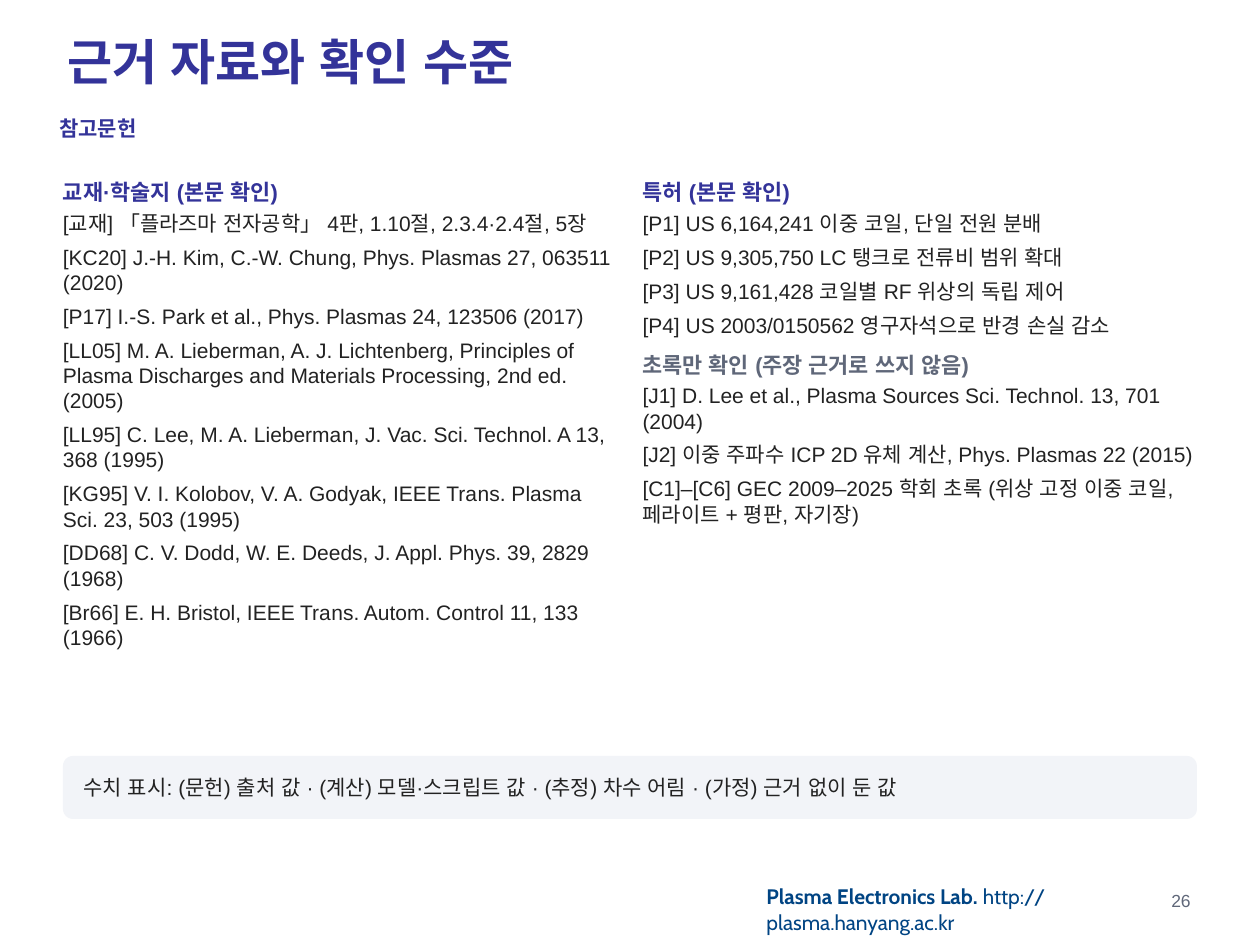
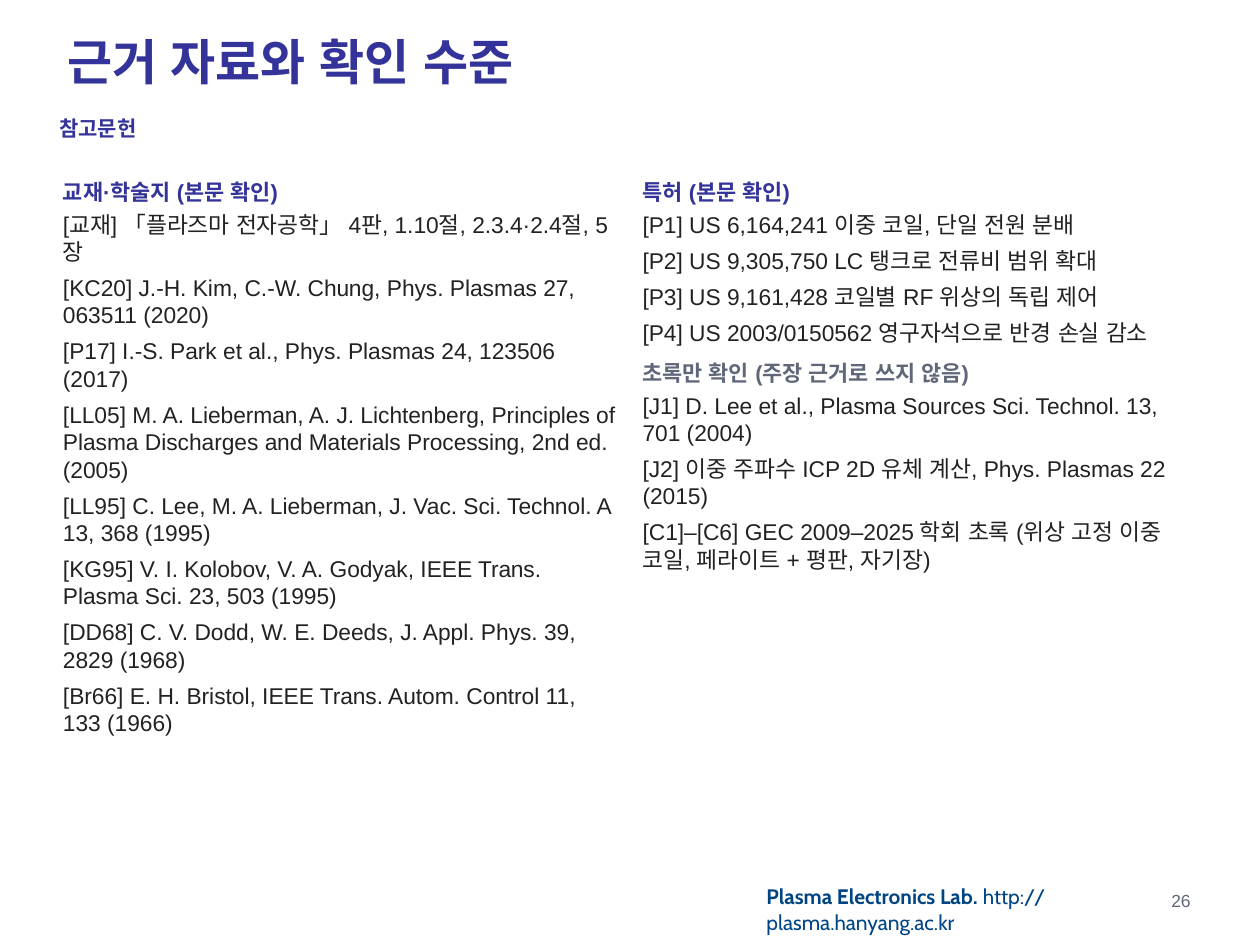
Before and after one commit to garlicjam-pyo/plasma, a slide deck: slide 26 of presentations/1차발표_최종.pptx. Drawn at 1260x945 pixels with LibreOffice and Linux fonts; fonts in the diff are those of the drawing; background and template pictures are left out. Boxes give left, top, right and bottom in pixels: in the first picture for what was removed or moved away, otherwise in the second. Text is boxed around its words. In the diff, an @@ line names an element or a change of style, - is before the commit and + after.

```diff
--- a/presentations/1차발표_최종.pptx
+++ b/presentations/1차발표_최종.pptx
@@ text at (63,213,615,736): size 12 to 13 pt @@
@@ text at (643,214,1165,573): size 12 to 13 pt @@
@@ rounded rectangle removed at (63,756,1197,819) @@
-수치 표시: (문헌) 출처 값 · (계산) 모델·스크립트 값 · (추정) 차수 어림 · (가정) 근거 없이 둔 값
```
Also in this commit, not shown: 11 other slides changed, 2 other files.
